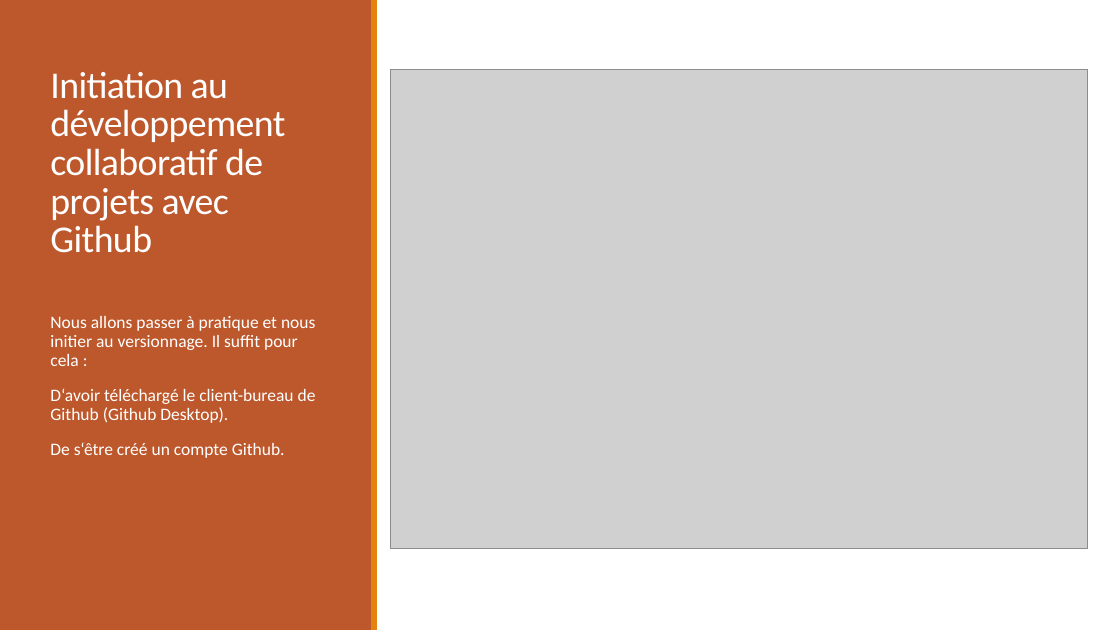
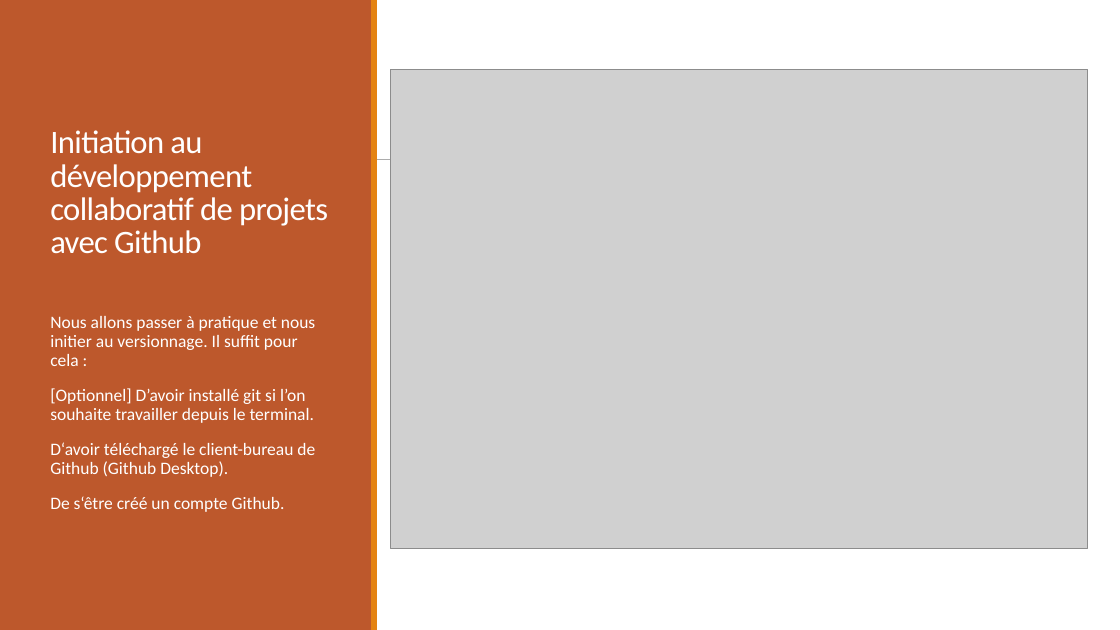
Before and after one commit to Mareike2405/SupportGitGithub, a slide deck: slide 8 of FormationGitGithub.pptx. Drawn at 1120x630 pixels with LibreOffice and Linux fonts; fonts in the diff are those of the drawing; grey boxes stand for pictures. Boxes give left, top, right and bottom in pixels: in the first picture for what was removed or moved away, otherwise in the second. Text is boxed around its words. In the diff, an @@ line names an element or a change of style, - is before the commit and + after.

```diff
--- a/FormationGitGithub.pptx
+++ b/FormationGitGithub.pptx
@@ text "Initiation au développement collaboratif de ..." at <box>50,130,328,254</box>: size 32.4 to 28 pt @@
@@ line added from (110, 160) to (1026, 160), #808080 0.51 pt @@
@@ text at <box>50,388,314,423</box>: paragraph added @@
+[Optionnel] D’avoir installé git si l’on souhaite travailler depuis le terminal.
```
Also in this commit, not shown: 13 other slides changed.
